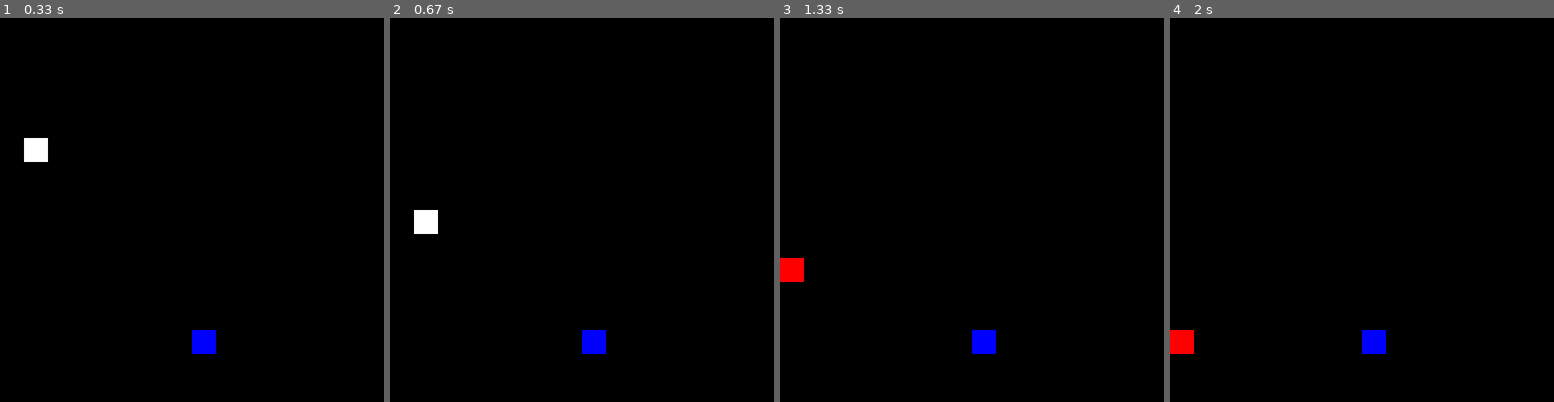
Above: before the commit, frames 1-4 (left to right).
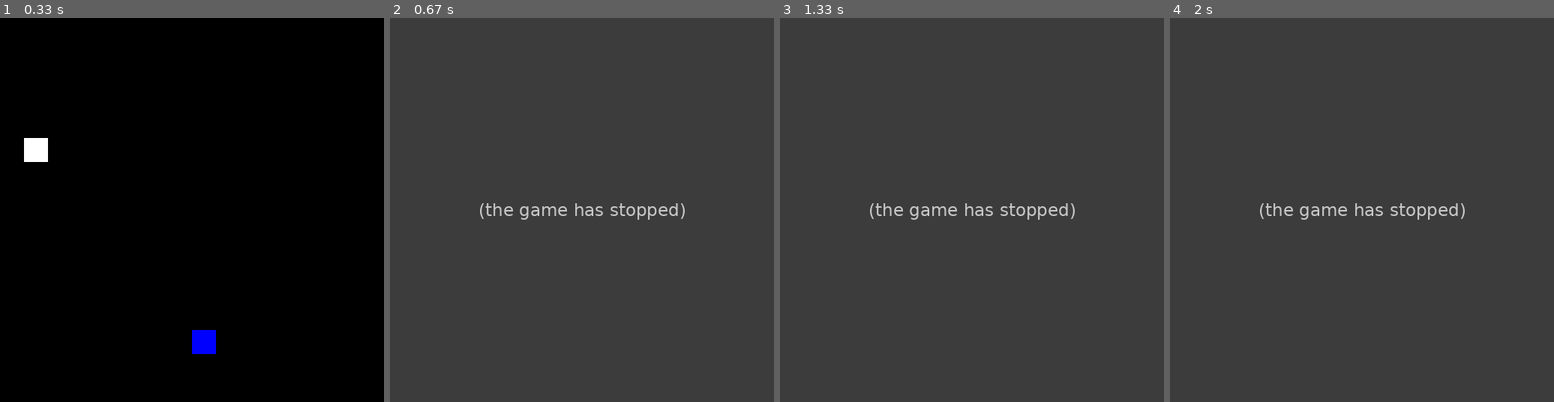
Above: after the commit, the same moments.

Repository: Joe-Newm/Pygame-Snake
Game: pygame game, started from main.py
Same seed, same stepped clock (60 frames per second), same inputs: the game is played once before the commit and once after it.
Inputs:
- Up to frame 1 (0.33 s): no input
- Up to frame 2 (0.67 s): hold Esc from 0.33 s (still down); hold Left from 0.33 s (still down)
- Up to frame 3 (1.33 s): release Esc at 0.87 s; release Left at 0.87 s; hold Left from 0.9 s (still down)
- Up to frame 4 (2 s): release Left at 1.43 s; hold Down 1.47-1.77 s; hold Left from 1.8 s (still down)

Frame 1 is identical in both runs. In frame 2, 100% of the frame differs, in the area x 0-100%, y 0-100%; in frame 3, 100%; in frame 4, 100%.
After the commit the program exited at 0.4 s; later frames show no game.

Commit message:
made an init function to initialize game for future restart feature

Diff:
--- a/main.py
+++ b/main.py
@@ -4,28 +4,31 @@
 from food import *
 import random
 
-# pygame setup
-pygame.init()
-screen = pygame.display.set_mode((512, 512))
-pygame.display.set_caption("Joe Newm's Snake Game")
-clock = pygame.time.Clock()
-running = True
+def init_game():
+    pygame.init()
+    screen = pygame.display.set_mode((512, 512))
+    pygame.display.set_caption("Joe Newm's Snake Game")
+    clock = pygame.time.Clock()
+    running = True
 
-# snake
-snake_group = pygame.sprite.Group()
-snake = Snake((32, 32))  # Create a snake object
-snake_group.add(snake)
+    # snake
+    snake_group = pygame.sprite.Group()
+    snake = Snake((32, 32))  # Create a snake object
+    snake_group.add(snake)
 
 
-# food
-food_list = pygame.sprite.Group()
-food = Food((random.randint(0,15)*32,random.randint(0,15)*32))
-food_list.add(food)
+    # food
+    food_list = pygame.sprite.Group()
+    food = Food((random.randint(0,15)*32,random.randint(0,15)*32))
+    food_list.add(food)
+
+    return screen, clock, running, snake_group, snake, food_list, food
 
 #controller
 pygame.joystick.init()
 joysticks = [pygame.joystick.Joystick(i) for i in range(pygame.joystick.get_count())]
 
+screen, clock, running, snake_group, snake, food_list, food = init_game()
 
 while running:
     # poll for events
@@ -35,6 +38,12 @@
             pygame.quit
             exit()
         snake.get_input(event)
+        if event.type == pygame.KEYDOWN:
+            if event.key == pygame.K_ESCAPE:
+                pygame.quit
+                exit()
+            if event.key == pygame.K_r:
+                init_game()
 
     # fill the screen with a color to wipe away anything from last frame
     screen.fill("black")
--- a/snake.py
+++ b/snake.py
@@ -1,5 +1,6 @@
 import pygame
 from food import *
+
 
 class Snake(pygame.sprite.Sprite):
     def __init__(self, pos):
@@ -27,8 +28,7 @@
                     self.direction = "up"
                 elif event.key == pygame.K_DOWN and self.direction != "up":
                     self.direction = "down"
-                elif event.key == pygame.K_ESCAPE:
-                    pygame.quit
+
             self.direction_change_allowed = False
 
         if event.type == pygame.JOYBUTTONDOWN:
